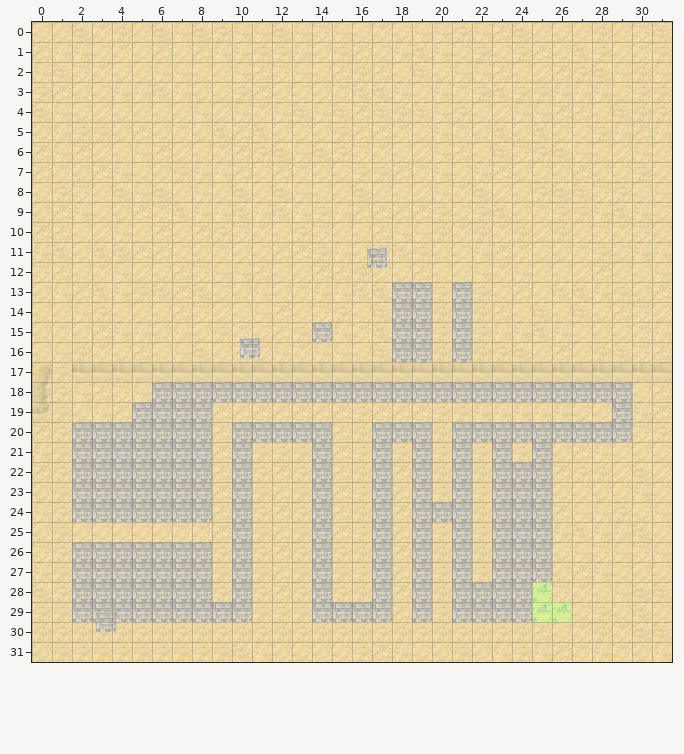
Tiled map: android/assets/maps/32/level0.tmx. The picture above was drawn from the file before the commit.
Cells are 32x32 px. Shown: x 0..31, y 0..31.
And afterwards:
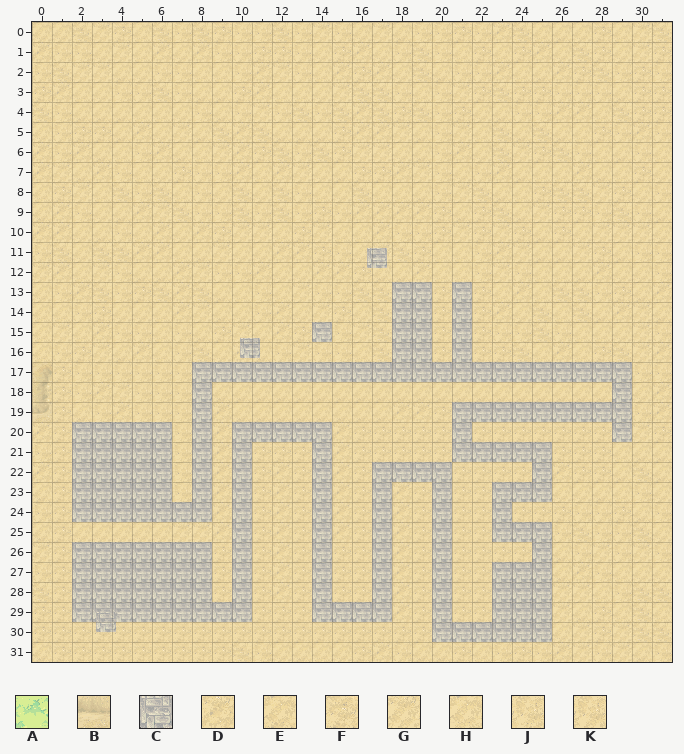
Key: from "ground_tiles": A 44 "0", B 55 "0", C 67 "0", D 106 "0", E 107 "0", F 108 "0", G 127 "0", H 129 "0", J 148 "0", K 149 "0".
_ is an empty cell, . an unchanged one.
Changes in this commit:
--- layer "Tile Layer 1"
@@ x 2..31 @@
-17 BBBBBBBBBBBBBBBBBBBBBBBBBBBBBB
-18 ....CC.CCCCCCCCCCCCCCCCCCCC...
-19 ...CCC..DDDDDDFD...FJJJJJEH...
-20 .....C.........CCC..CCCCCCC...
-21 .....C.........C.C..F.F.EDK...
-22 .....C..........D.FC.CC.......
-23 .....C...........CFC..........
-24 .................C.C..CCD.....
-25 .................CFC..........
-26 .................CFC.CC.......
-27 .................CFC..........
-28 .................CFCC..A......
-29 .................CFCC..AA.....
-30 ..................FFFFFD......
+17 JJJJJJCCCCCCCCCCCCCCCCCCCCCCJJ
+18 ....JJ.EEEEEEEEEEEEEEEEEEEE...
+19 ...JJJ..EEEEEEEE...CCCCCCCC...
+20 .....J.........FFF..FFFFFFF...
+21 .....J.........F.F..C.C.FFF...
+22 .....J..........C.CF.FF.......
+23 .....J...........FCF..........
+24 .................F.F..FFF.....
+25 .................FCF..........
+26 .................FCF.FF.......
+27 .................FCF..........
+28 .................FCFF..C......
+29 .................FCFF..CG.....
+30 ..................CCCCCC......
